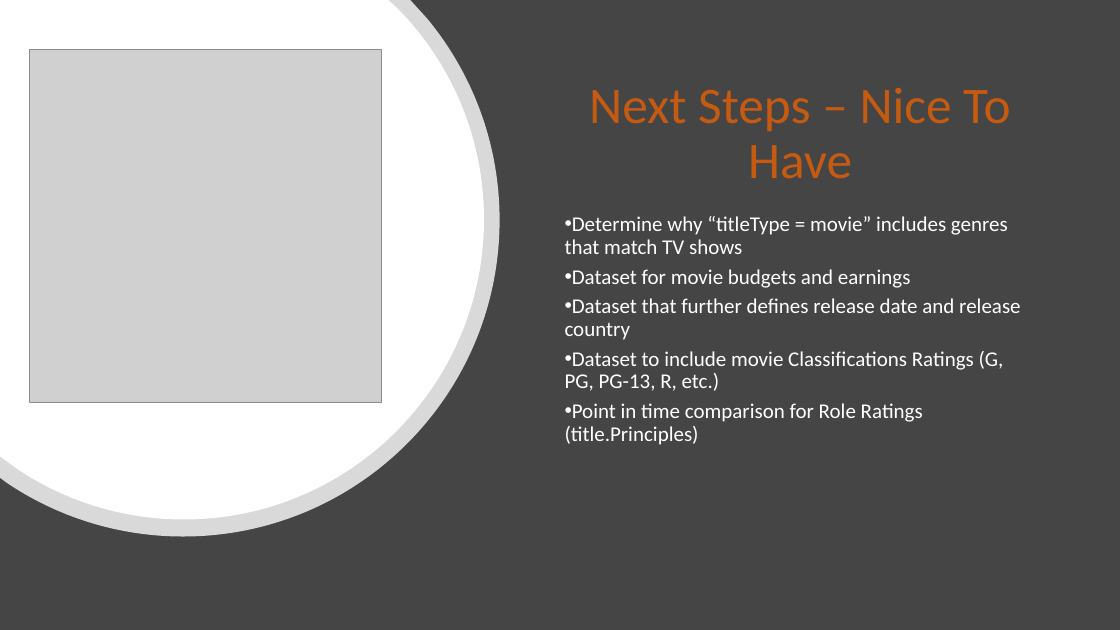
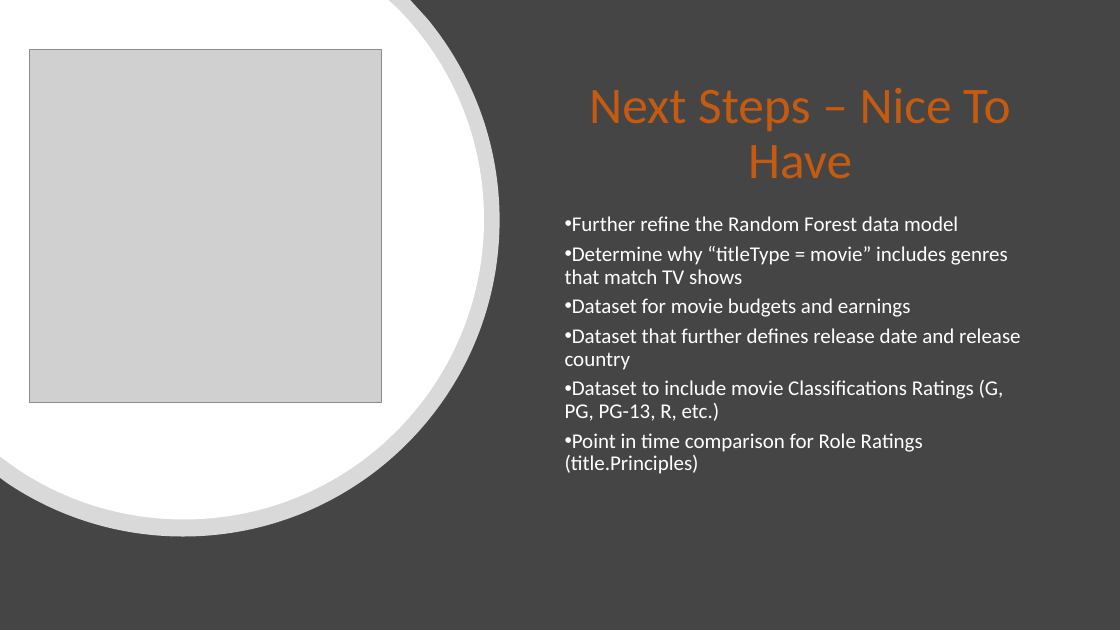
Before and after one commit to dniedermier-cscc/Scrum-Lords-Capstone-2018, a slide deck: slide 25 of Presentation/ScrumLords_Capstone.pptx (slide 22 before the commit). Drawn at 1120x630 pixels with LibreOffice and Linux fonts; fonts in the diff are those of the drawing; grey boxes stand for pictures. Boxes give left, top, right and bottom in pixels: in the first picture for what was removed or moved away, otherwise in the second. Text is boxed around its words. In the diff, an @@ line names an element or a change of style, - is before the commit and + after.

```diff
--- a/Presentation/ScrumLords_Capstone.pptx
+++ b/Presentation/ScrumLords_Capstone.pptx
@@ text at (572,216,958,231): paragraph added @@
+• Further refine the Random Forest data model
```
Also in this commit, not shown: 8 other slides changed, 5 slides added, 1 slide removed, 1 other file.
